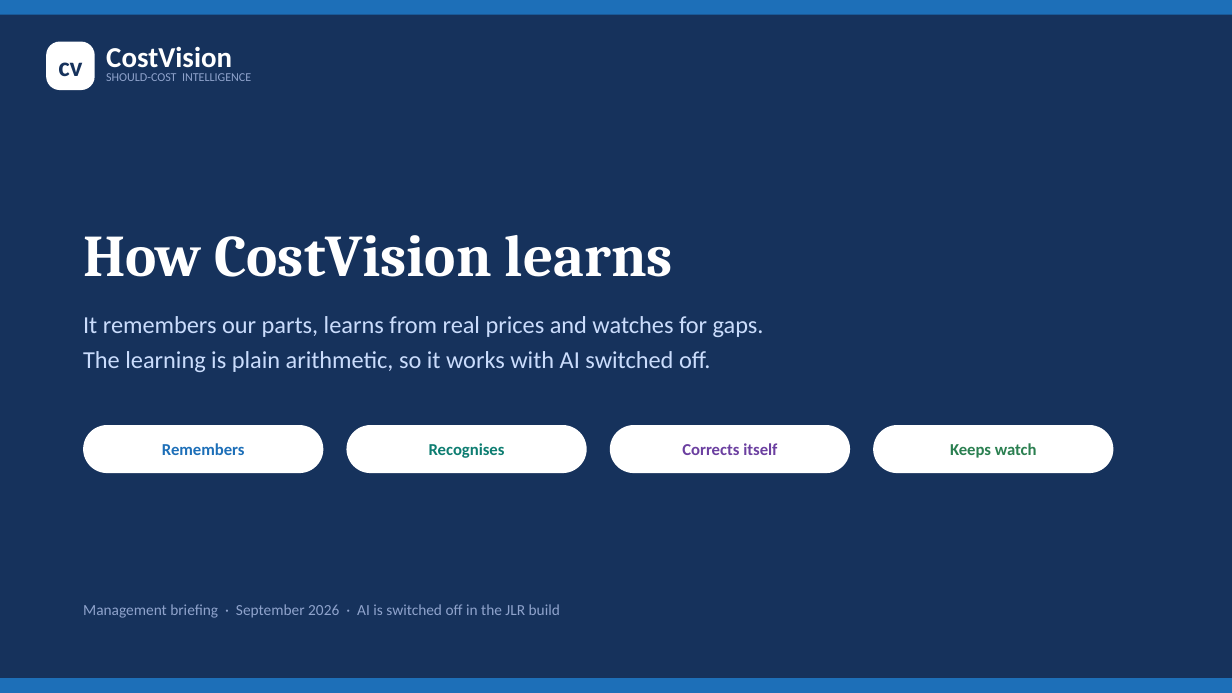
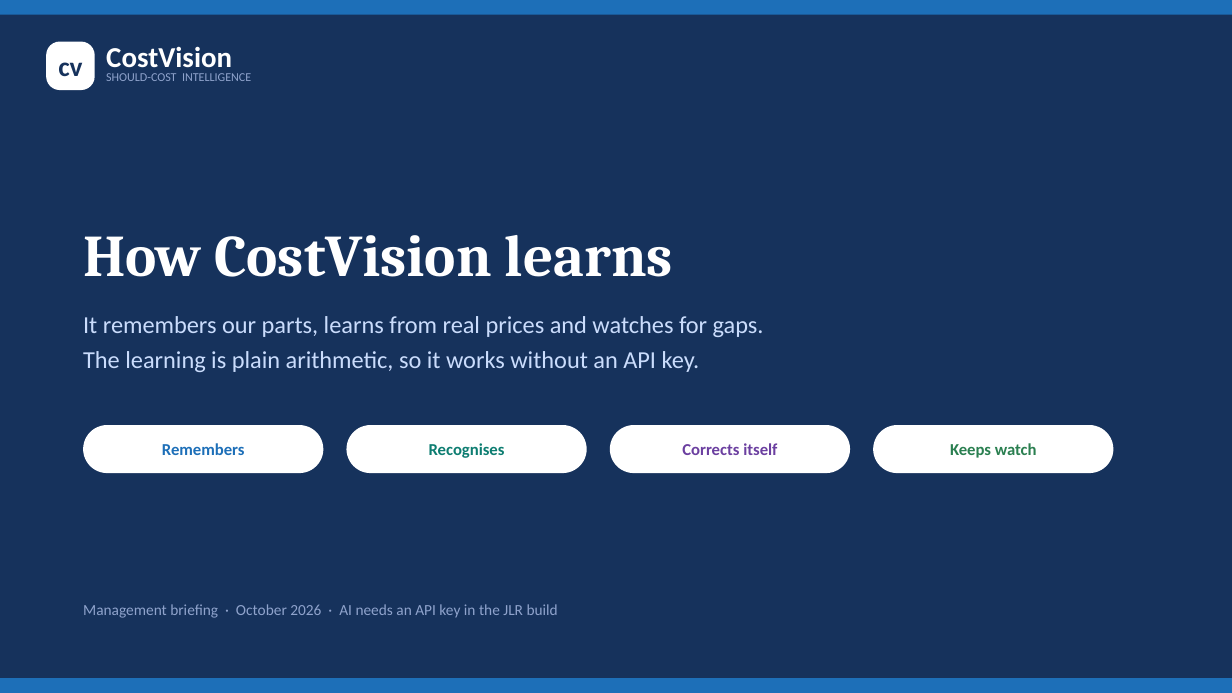
Before and after one commit to bhosaleavinash546/leamington-marathi, a slide deck: slide 1 of CostVision-Agentic-AI-Management-Presentation.pptx. Drawn at 1232x693 pixels with LibreOffice and Linux fonts; fonts in the diff are those of the drawing. Boxes give left, top, right and bottom in pixels: in the first picture for what was removed or moved away, otherwise in the second. Text is boxed around its words. In the diff, an @@ line names an element or a change of style, - is before the commit and + after.

```diff
--- a/CostVision-Agentic-AI-Management-Presentation.pptx
+++ b/CostVision-Agentic-AI-Management-Presentation.pptx
@@ text at box(83, 351, 700, 372): text changed @@
-The learning is plain arithmetic, so it works with AI switched off.
+The learning is plain arithmetic, so it works without an API key.
@@ text at box(83, 604, 558, 618): text changed @@
-Management briefing · September 2026 · AI is switched off in the JLR build
+Management briefing · October 2026 · AI needs an API key in the JLR build
```
Also in this commit, not shown: 4 other slides changed, 18 other files.
